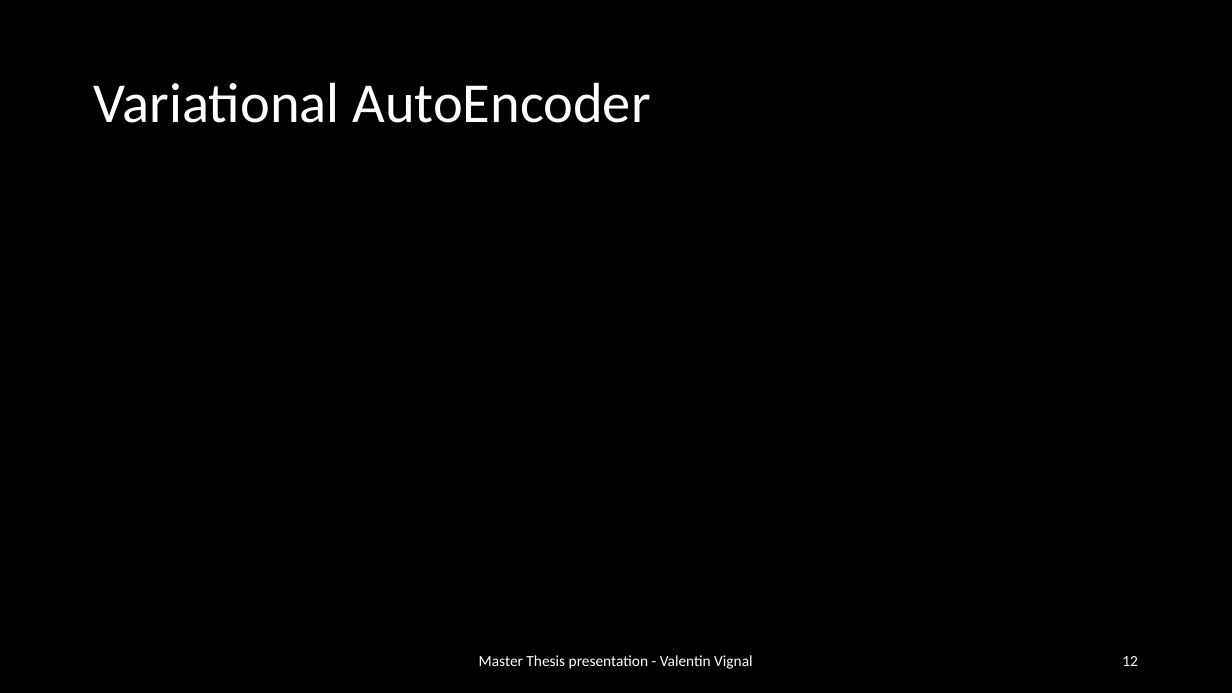
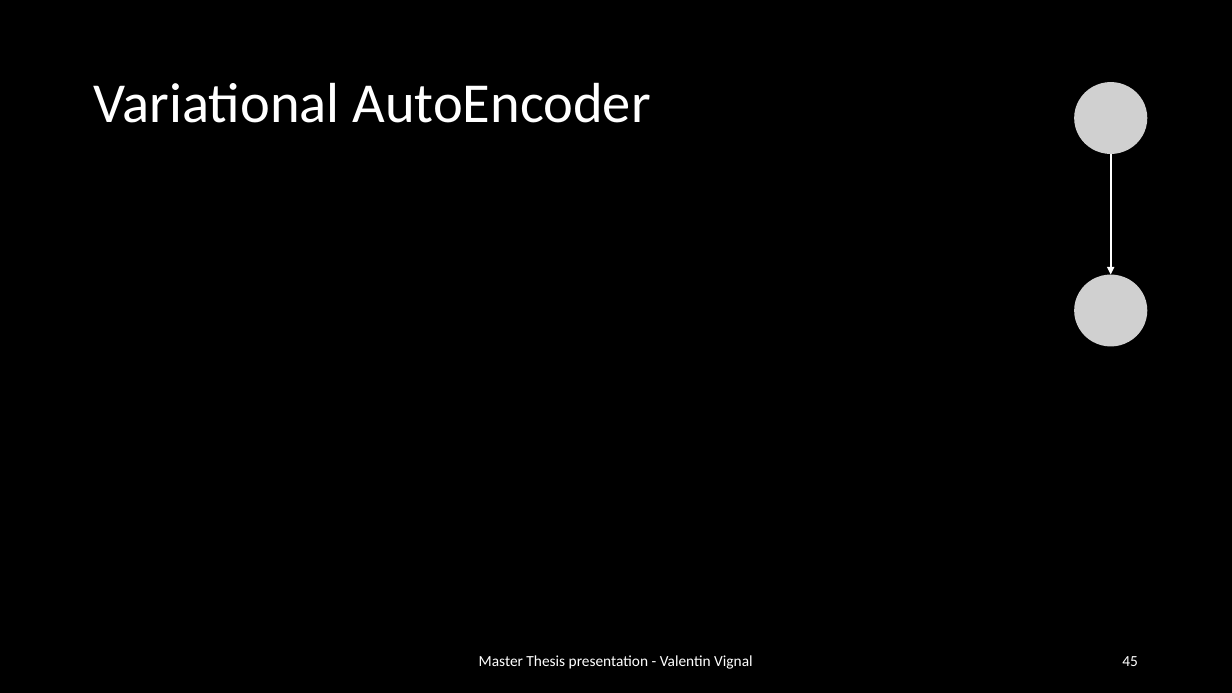
Before and after one commit to ValentinVignal/Dissertation-Report, a slide deck: slide 45 of Presentation/Presentation.pptx (slide 12 before the commit). Drawn at 1232x693 pixels with LibreOffice and Linux fonts; fonts in the diff are those of the drawing; grey boxes stand for pictures. Boxes give left, top, right and bottom in pixels: in the first picture for what was removed or moved away, otherwise in the second. Text is boxed around its words. In the diff, an @@ line names an element or a change of style, - is before the commit and + after.

```diff
--- a/Presentation/Presentation.pptx
+++ b/Presentation/Presentation.pptx
@@ picture added at [1074,82,1147,154] @@
@@ arrow added from (1111, 154) to (1111, 274), #FFFFFF 1.5 pt @@
@@ picture added at [1074,274,1147,347] @@
@@ page number at [1122,656,1138,666]: text changed @@
-12
+45
```
Also in this commit, not shown: 12 other slides changed, 19 slides added, 45 other files.
